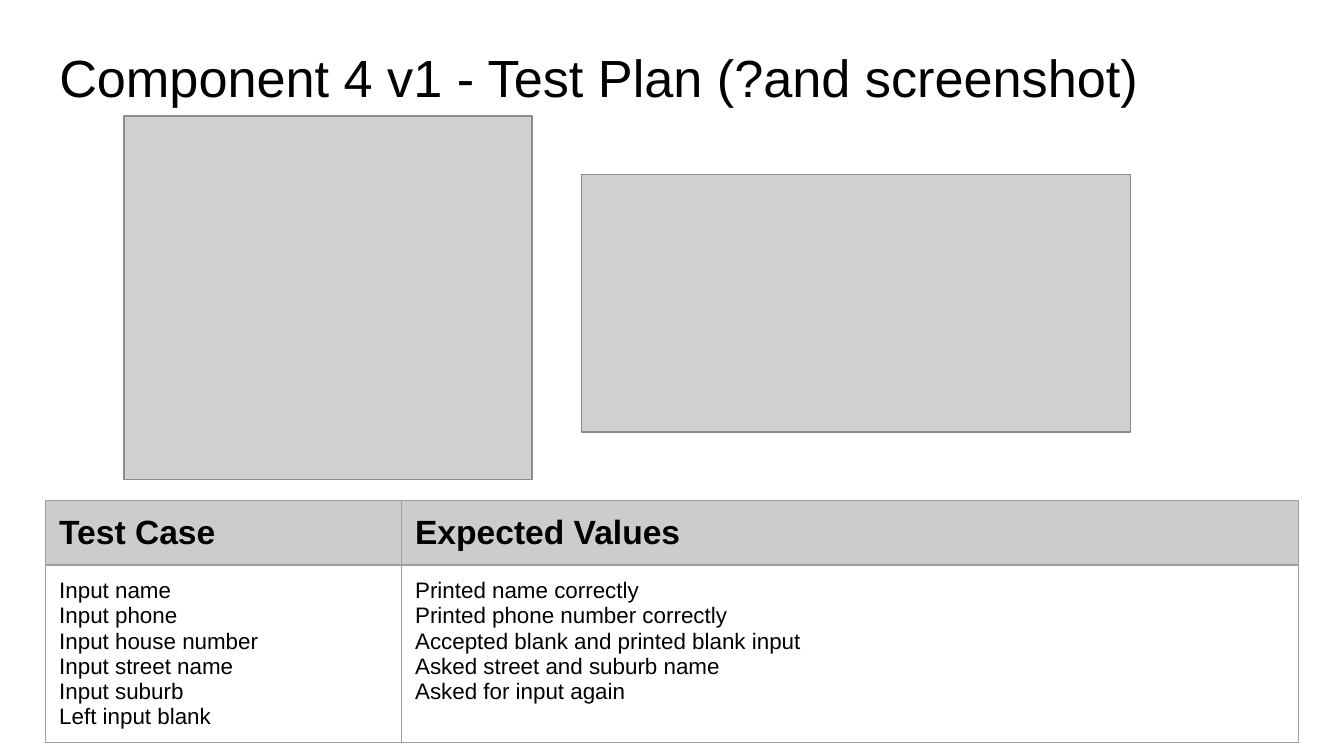
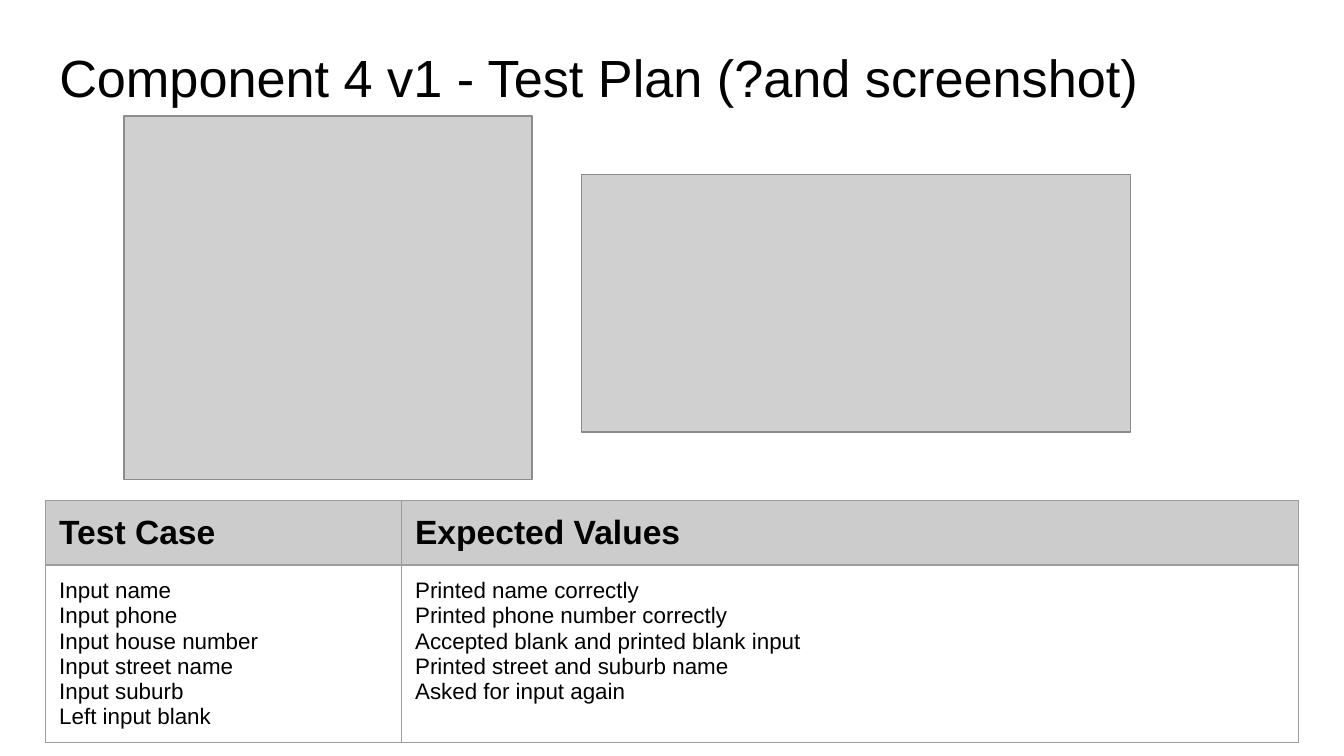
Before and after one commit to Joemamasahbsdh/pizza.bot, a slide deck: slide 23 of 022_91893+_+91897+Documentation.pptx. Drawn at 1344x756 pixels with LibreOffice and Linux fonts; fonts in the diff are those of the drawing; grey boxes stand for pictures. Boxes give left, top, right and bottom in pixels: in the first picture for what was removed or moved away, otherwise in the second. Text is boxed around its words. In the diff, an @@ line names an element or a change of style, - is before the commit and + after.

```diff
--- a/022_91893+_+91897+Documentation.pptx
+++ b/022_91893+_+91897+Documentation.pptx
@@ table at (x1=46, y1=501, x2=1298, y2=756) @@
-row 2, column 2: Printed name correctly / Printed phone number correctly / Accepted blank and printed blank input / Asked street and suburb name / Asked for input again
+row 2, column 2: Printed name correctly / Printed phone number correctly / Accepted blank and printed blank input / Printed street and suburb name / Asked for input again
```
Also in this commit, not shown: 5 slides added, 3 other files.
